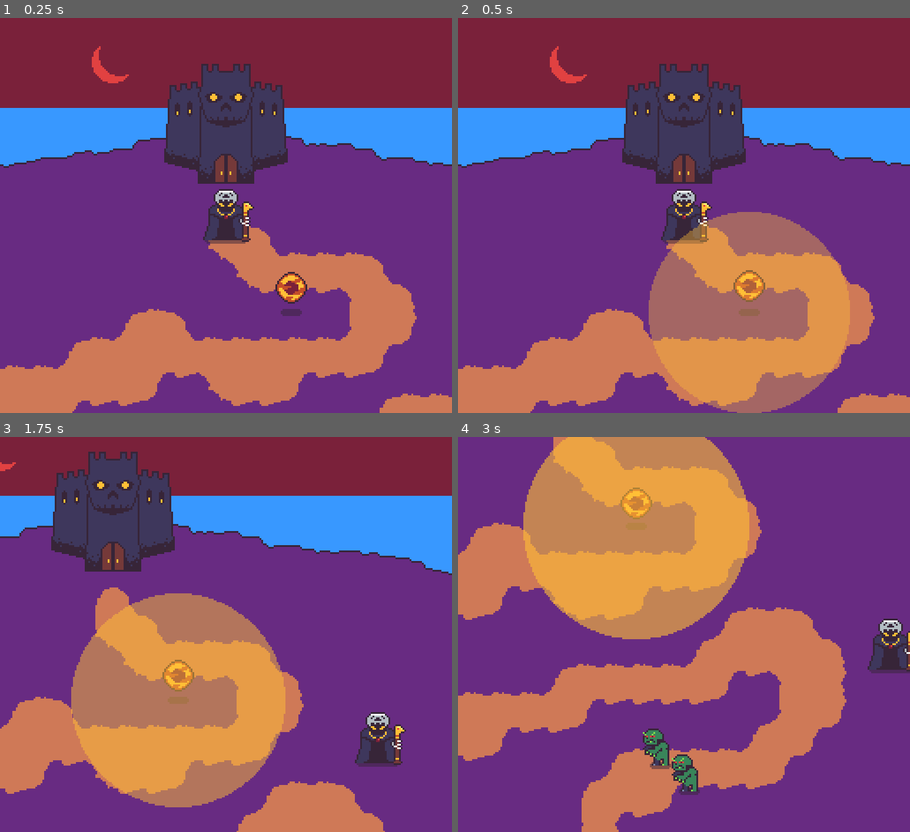
Above: before the commit, frames 1-4 (two rows, left to right).
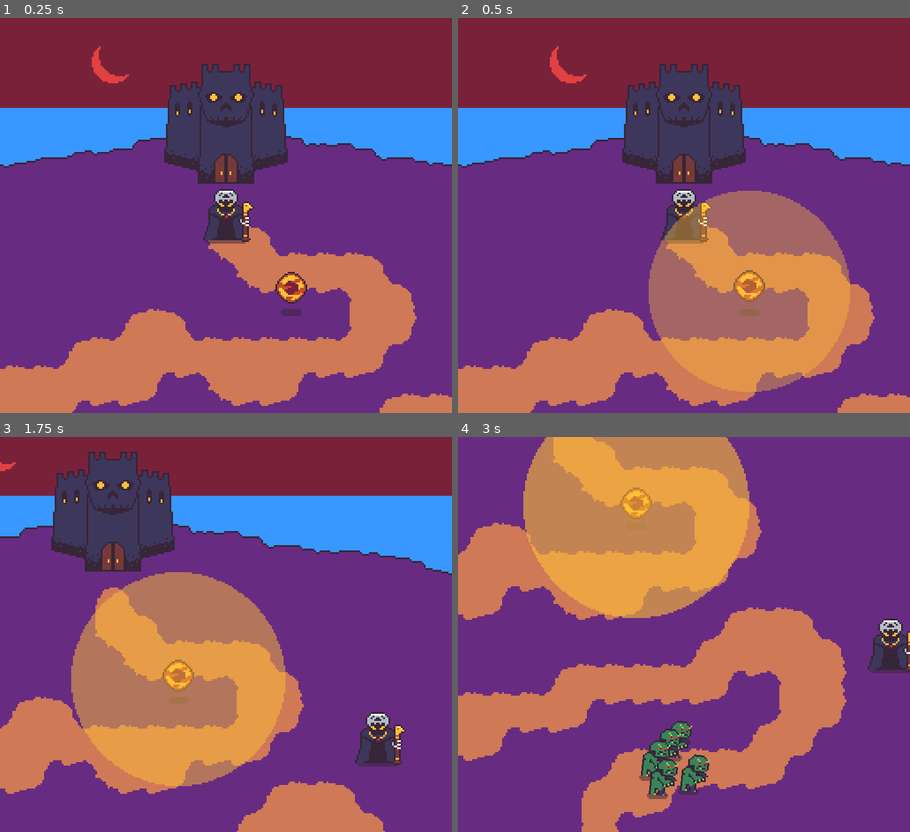
Above: after the commit, the same moments.

Repository: rthurmed/OrbTower
Game: Godot game, scene res://src/Main.tscn
Same seed, same stepped clock (60 frames per second), same inputs: the game is played once before the commit and once after it.
Inputs:
- Up to frame 1 (0.25 s): no input
- Up to frame 2 (0.5 s): no input
- Up to frame 3 (1.75 s): hold Right (right) 0.53-1.28 s; hold Down (down) from 1.28 s (still down)
- Up to frame 4 (3 s): release Down (down) at 2.03 s; hold Right (right) 2.03-2.78 s; hold Up (up) from 2.78 s (still down)

Frame 1 is identical in both runs. In frame 2, 4.7% of the frame differs, in the area x 42-87%, y 43-100%; in frame 3, 5.1%; in frame 4, 5.2%, in the area x 14-65%, y 0-92%.

Commit message:
Improved ghoul movement animation

Diff:
--- a/project.godot
+++ b/project.godot
@@ -34,8 +34,8 @@
 
 window/size/width=256
 window/size/height=224
-window/size/test_width=512
-window/size/test_height=448
+window/size/test_width=640
+window/size/test_height=560
 window/stretch/mode="2d"
 window/stretch/aspect="keep"
 
--- a/src/Main.tscn
+++ b/src/Main.tscn
@@ -113,7 +113,7 @@
 
 [sub_resource type="Curve2D" id=17]
 _data = {
-"points": PoolVector2Array( 0, 0, 0, 0, 209, 374, 0, 0, 0, 0, 208, 329, 0, 0, 0, 0, 238, 306, 0, 0, 0, 0, 295, 304, 0, 0, 0, 0, 331, 274, 0, 0, 0, 0, 329, 244, 0, 0, 0, 0, 304, 228, 0, 0, 0, 0, 265, 255, 0, 0, 0, 0, 198, 258, 0, 0, 0, 0, 182, 272, 0, 0, 0, 0, 56, 271, 0, 0, 0, 0, 56, 227, 0, 0, 0, 0, 146, 188, 0, 0, 0, 0, 263, 192, 0, 0, 0, 0, 281, …(93 unchanged characters)…
+"points": PoolVector2Array( 0, 0, 0, 0, 214, 373, 0, 0, 0, 0, 206, 330, 0, 0, 0, 0, 238, 306, 0, 0, 0, 0, 295, 304, 0, 0, 0, 0, 331, 274, 0, 0, 0, 0, 326, 245, 0, 0, 0, 0, 297, 229, 0, 0, 0, 0, 265, 255, 0, 0, 0, 0, 198, 258, 0, 0, 0, 0, 182, 272, 0, 0, 0, 0, 69, 272, 0, 0, 0, 0, 52, 229, 0, 0, 0, 0, 146, 193, 0, 0, 0, 0, 263, 192, 0, 0, 0, 0, 281, …(93 unchanged characters)…
 }
 
 [node name="Main" type="Node2D"]
@@ -141,11 +141,23 @@
 [node name="YSort" type="YSort" parent="."]
 
 [node name="Ghoul" parent="YSort" instance=ExtResource( 6 )]
-position = Vector2( 269, 148 )
+position = Vector2( 195, 310 )
 path_node_path = NodePath("../../MainPath")
 
 [node name="Ghoul2" parent="YSort" instance=ExtResource( 6 )]
-position = Vector2( 238, 148 )
+position = Vector2( 164, 310 )
+path_node_path = NodePath("../../MainPath")
+
+[node name="Ghoul3" parent="YSort" instance=ExtResource( 6 )]
+position = Vector2( 172, 333 )
+path_node_path = NodePath("../../MainPath")
+
+[node name="Ghoul4" parent="YSort" instance=ExtResource( 6 )]
+position = Vector2( 179, 303 )
+path_node_path = NodePath("../../MainPath")
+
+[node name="Ghoul5" parent="YSort" instance=ExtResource( 6 )]
+position = Vector2( 152, 303 )
 path_node_path = NodePath("../../MainPath")
 
 [node name="Orb" parent="YSort" instance=ExtResource( 4 )]
--- a/src/game/monster/ghoul/Ghoul.gd
+++ b/src/game/monster/ghoul/Ghoul.gd
@@ -1 +1,8 @@
 extends Monster
+
+
+onready var animation = $AnimationPlayer
+
+
+func _ready():
+	animation.play("walk")
--- a/src/game/monster/ghoul/Ghoul.tscn
+++ b/src/game/monster/ghoul/Ghoul.tscn
@@ -1,14 +1,71 @@
-[gd_scene load_steps=7 format=2]
+[gd_scene load_steps=10 format=2]
 
 [ext_resource path="res://assets/orb-Shadow.png" type="Texture" id=1]
 [ext_resource path="res://assets/ghoul.png" type="Texture" id=2]
 [ext_resource path="res://src/game/monster/ghoul/Ghoul.gd" type="Script" id=3]
 [ext_resource path="res://src/module/Health.tscn" type="PackedScene" id=4]
 [ext_resource path="res://src/module/PathFollower.tscn" type="PackedScene" id=5]
+[ext_resource path="res://src/vfx/FlipOnMovement.tscn" type="PackedScene" id=6]
 
 [sub_resource type="CapsuleShape2D" id=1]
 radius = 7.0
 height = 10.0
+
+[sub_resource type="Animation" id=3]
+length = 0.001
+tracks/0/type = "value"
+tracks/0/path = NodePath("VisualInstance/Body/Sprite:rotation_degrees")
+tracks/0/interp = 1
+tracks/0/loop_wrap = true
+tracks/0/imported = false
+tracks/0/enabled = true
+tracks/0/keys = {
+"times": PoolRealArray( 0 ),
+"transitions": PoolRealArray( 1 ),
+"update": 0,
+"values": [ 0.0 ]
+}
+tracks/1/type = "value"
+tracks/1/path = NodePath("VisualInstance/Body/Sprite:position")
+tracks/1/interp = 1
+tracks/1/loop_wrap = true
+tracks/1/imported = false
+tracks/1/enabled = true
+tracks/1/keys = {
+"times": PoolRealArray( 0 ),
+"transitions": PoolRealArray( 1 ),
+"update": 0,
+"values": [ Vector2( -2, -11 ) ]
+}
+
+[sub_resource type="Animation" id=2]
+resource_name = "walk"
+length = 0.8
+loop = true
+tracks/0/type = "value"
+tracks/0/path = NodePath("VisualInstance/Body/Sprite:rotation_degrees")
+tracks/0/interp = 2
+tracks/0/loop_wrap = true
+tracks/0/imported = false
+tracks/0/enabled = true
+tracks/0/keys = {
+"times": PoolRealArray( 0, 0.2, 0.6 ),
+"transitions": PoolRealArray( 1, 1, 1 ),
+"update": 0,
+"values": [ 0.0, 6.0, -6.0 ]
+}
+tracks/1/type = "value"
+tracks/1/path = NodePath("VisualInstance/Body/Sprite:position")
+tracks/1/interp = 2
+tracks/1/loop_wrap = true
+tracks/1/imported = false
+tracks/1/enabled = true
+tracks/1/keys = {
+"times": PoolRealArray( 0, 0.2, 0.6 ),
+"transitions": PoolRealArray( 1, 1, 1 ),
+"update": 0,
+"values": [ Vector2( -2, -11 ), Vector2( -1, -11 ), Vector2( -3, -11 ) ]
+}
 
 [node name="Ghoul" type="Area2D" groups=["enemy"]]
 script = ExtResource( 3 )
@@ -20,7 +77,11 @@
 position = Vector2( 0, -4 )
 texture = ExtResource( 1 )
 
-[node name="Sprite" type="Sprite" parent="VisualInstance"]
+[node name="Body" type="Node2D" parent="VisualInstance"]
+
+[node name="FlipOnMovement" parent="VisualInstance/Body" instance=ExtResource( 6 )]
+
+[node name="Sprite" type="Sprite" parent="VisualInstance/Body"]
 position = Vector2( -2, -11 )
 texture = ExtResource( 2 )
 
@@ -34,3 +95,7 @@
 target_node_path = NodePath("..")
 
 [node name="PathFollower" parent="." instance=ExtResource( 5 )]
+
+[node name="AnimationPlayer" type="AnimationPlayer" parent="."]
+anims/RESET = SubResource( 3 )
+anims/walk = SubResource( 2 )
--- a/src/game/orb/Orb.tscn
+++ b/src/game/orb/Orb.tscn
@@ -40,6 +40,7 @@
 script = ExtResource( 3 )
 
 [node name="Burst" parent="." instance=ExtResource( 4 )]
+position = Vector2( 0, -12 )
 
 [node name="Sprite" type="Sprite" parent="."]
 position = Vector2( 0, -13 )
--- /dev/null
+++ b/src/vfx/FlipOnMovement.gd
@@ -0,0 +1,15 @@
+extends Node2D
+
+
+var last_position = Vector2.ZERO
+
+
+func _process(_delta):
+	var flip = -1
+
+	if global_position.x < last_position.x:
+		flip = 1
+
+	get_parent().scale.x = flip
+
+	last_position = global_position
--- /dev/null
+++ b/src/vfx/FlipOnMovement.tscn
@@ -0,0 +1,6 @@
+[gd_scene load_steps=2 format=2]
+
+[ext_resource path="res://src/vfx/FlipOnMovement.gd" type="Script" id=1]
+
+[node name="FlipOnMovement" type="Node2D"]
+script = ExtResource( 1 )
